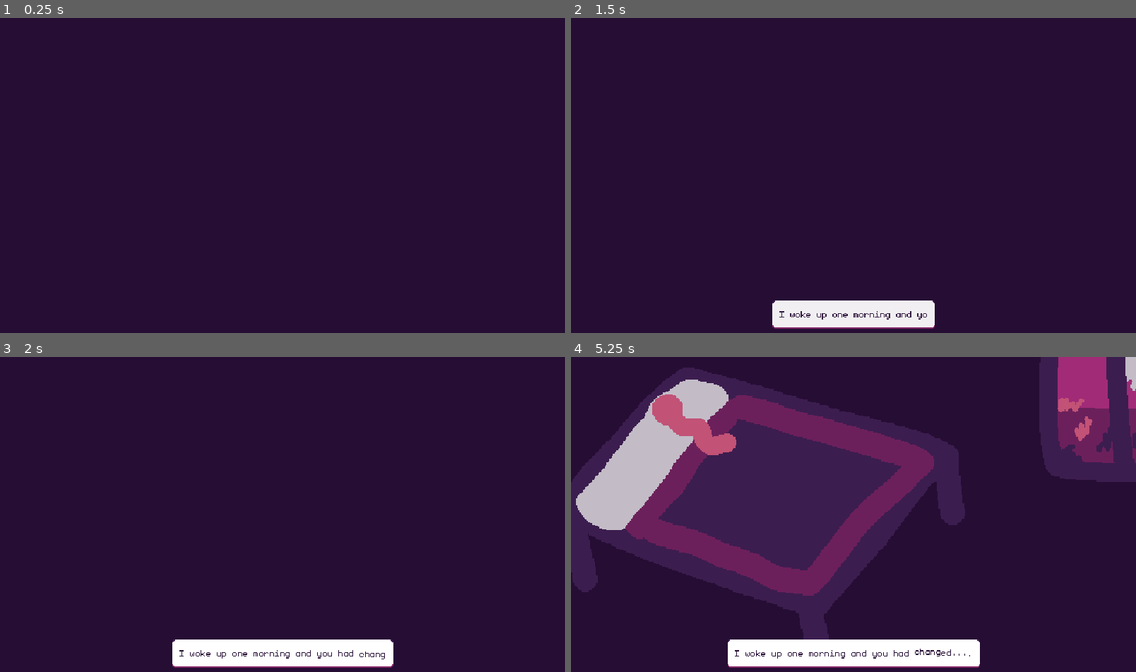
Above: before the commit, frames 1-4 (two rows, left to right).
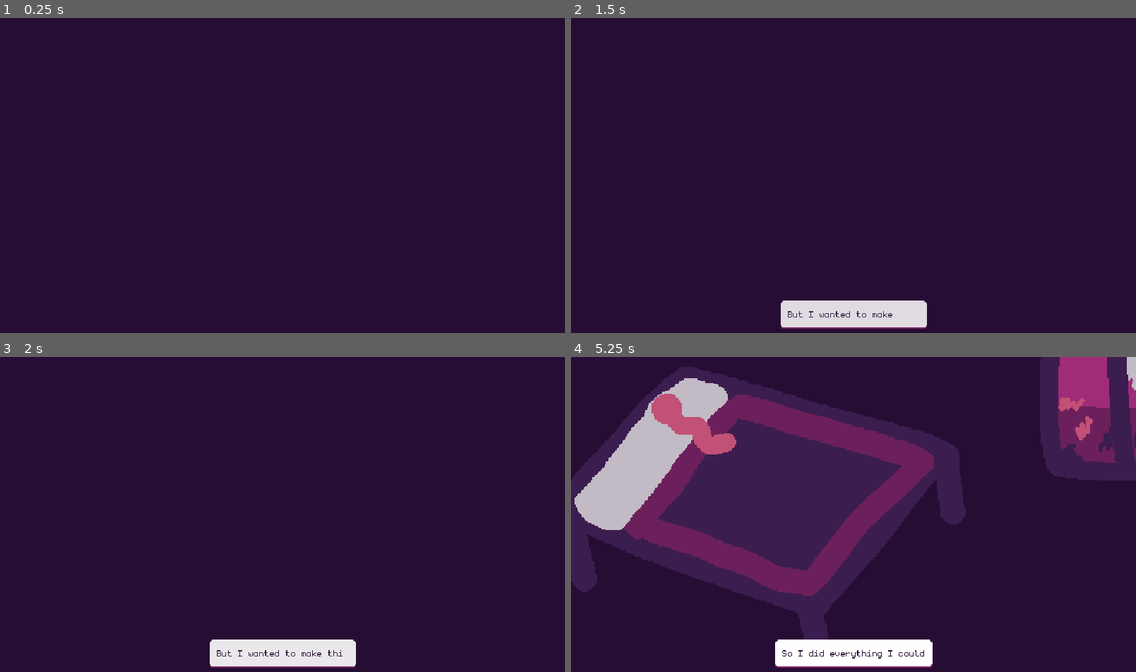
Above: after the commit, the same moments.

Repository: RachelfTech/LD56
Game: Godot game, scene res://scenes/main.tscn
Same seed, same stepped clock (60 frames per second), same inputs: the game is played once before the commit and once after it.
Inputs (mouse positions are in pixels of both pictures, inside the frame that each line leads up to):
- Up to frame 1 (0.25 s): no input
- Up to frame 2 (1.5 s): tap Enter at 0.5 s; move the mouse to (977, 159) at 0.52 s; click (977, 159) at 0.6 s; move the mouse to (740, 191) at 1.27 s; click (740, 191) at 1.35 s
- Up to frame 3 (2 s): no input
- Up to frame 4 (5.25 s): move the mouse to (910, 445) at 2.02 s; click (910, 445) at 2.1 s; tap Space at 2.75 s; move the mouse to (825, 580) at 2.77 s; click (825, 580) at 2.85 s; move the mouse to (1023, 564) at 3.52 s; click (1023, 564) at 3.6 s; move the mouse to (684, 467) at 4.27 s; click (684, 467) at 4.35 s; move the mouse to (881, 514) at 5.02 s; click (881, 514) at 5.1 s

Frame 1 is identical in both runs. In frame 2, 0.4% of the frame differs, in the area x 35-65%, y 89-99%; in frame 3, 1.3%; in frame 4, 2.9%, in the area x 0-100%, y 0-99%.

Commit message:
Add sequences for text

Diff:
--- /dev/null
+++ b/globals.gd
@@ -0,0 +1,11 @@
+extends Node
+
+enum Sequences {
+    INTRO,
+    SECOND,
+}
+
+var sequence_animations: Dictionary = {
+    Sequences.INTRO: "opening",
+    Sequences.SECOND: "second",
+}
--- a/project.godot
+++ b/project.godot
@@ -15,6 +15,10 @@
 config/features=PackedStringArray("4.3", "GL Compatibility")
 config/icon="res://icon.svg"
 
+[autoload]
+
+Globals="*res://globals.gd"
+
 [display]
 
 window/size/viewport_width=640
@@ -23,6 +27,14 @@
 window/size/window_height_override=720
 window/stretch/mode="viewport"
 
+[input]
+
+left-click={
+"deadzone": 0.5,
+"events": [Object(InputEventMouseButton,"resource_local_to_scene":false,"resource_name":"","device":-1,"window_id":0,"alt_pressed":false,"shift_pressed":false,"ctrl_pressed":false,"meta_pressed":false,"button_mask":0,"position":Vector2(0, 0),"global_position":Vector2(0, 0),"factor":1.0,"button_index":1,"canceled":false,"pressed":false,"double_click":false,"script":null)
+]
+}
+
 [rendering]
 
 renderer/rendering_method="gl_compatibility"
--- a/scenes/main.tscn
+++ b/scenes/main.tscn
@@ -117,7 +117,7 @@
 "transitions": PackedFloat32Array(1),
 "values": [{
 "args": [],
-"method": &"animate_in"
+"method": &"play_text"
 }]
 }
 
@@ -127,21 +127,12 @@
 "opening": SubResource("Animation_xvj5y")
 }
 
-[node name="Main" type="Node2D"]
+[node name="Main" type="Node2D" node_paths=PackedStringArray("text_renderer", "animation_player")]
 script = ExtResource("1_gp8ab")
+text_renderer = NodePath("TextRenderer")
+animation_player = NodePath("AnimationPlayer")
 
 [node name="TextRenderer" parent="." instance=ExtResource("3_64qr5")]
-
-[node name="ColorRect" type="ColorRect" parent="."]
-visible = false
-anchors_preset = 15
-anchor_right = 1.0
-anchor_bottom = 1.0
-offset_right = 640.0
-offset_bottom = 360.0
-grow_horizontal = 2
-grow_vertical = 2
-color = Color(0.180392, 0.133333, 0.184314, 1)
 
 [node name="WormRoom" type="Sprite2D" parent="."]
 visible = false
@@ -154,7 +145,6 @@
 libraries = {
 "": SubResource("AnimationLibrary_q0b2c")
 }
-autoplay = "opening"
 
 [node name="Camera2D" type="Camera2D" parent="."]
 position = Vector2(320, 540)
--- a/scripts/main.gd
+++ b/scripts/main.gd
@@ -1,11 +1,41 @@
 extends Node2D
 
+@export var text_renderer: TextRenderer
+@export var animation_player: AnimationPlayer
+
+var current_sequence_index: int = 0
+var sequences: Array[Globals.Sequences] = [Globals.Sequences.INTRO, Globals.Sequences.SECOND]
+var sequence_finished: bool = false
 
 # Called when the node enters the scene tree for the first time.
 func _ready() -> void:
-    pass # Replace with function body.
-
+    _start_sequence(sequences[current_sequence_index])
 
 # Called every frame. 'delta' is the elapsed time since the previous frame.
 func _process(delta: float) -> void:
     pass
+
+func _input(_event: InputEvent) -> void:
+    if Input.is_action_just_pressed("left-click"):
+            sequence_finished = text_renderer.advance_text()
+            if sequence_finished:
+                _start_next_sequence()
+
+func _start_next_sequence():
+    current_sequence_index += 1
+    if current_sequence_index >= sequences.size():
+        print("finished all sequences")
+        return
+    var next_sequence: Globals.Sequences = sequences[current_sequence_index]
+    _start_sequence(next_sequence)
+
+func _start_sequence(sequence: Globals.Sequences):
+    sequence_finished = false
+    text_renderer.start_sequence(sequence)
+    if animation_player.has_animation(Globals.sequence_animations[sequence]):
+        animation_player.play(Globals.sequence_animations[sequence])
+    else:
+        print("no animation for sequence")
+
+func _handle_text_renderer_finished_sequence():
+    sequence_finished = true
--- a/scripts/text_renderer.gd
+++ b/scripts/text_renderer.gd
@@ -7,25 +7,54 @@
 @export var audio_player: AudioStreamPlayer
 
 
-var scene_text_strings: Array[String] = [
-    "[center]I woke up one morning and you had [wave]changed....[/wave][/center]",
-]
+var scene_text_strings: Dictionary = {
+    Globals.Sequences.INTRO: ["[center]I woke up one morning and you had [wave]changed....[/wave][/center]"],
+    Globals.Sequences.SECOND: ["I can't believe it actually happened.",
+            "But I wanted to make things work...",
+            "So I did everything I could"]
+}
 
-var current_text: String = scene_text_strings[0]
+var current_text: String
+var current_text_list: Array = []
+var current_text_index: int = 0
+var current_scene: Globals.Sequences
 
 
 # Called when the node enters the scene tree for the first time.
 func _ready() -> void:
-   # _animate_text()
     text_container.modulate = Color.TRANSPARENT
     text_label.visible_ratio = 0.0
-    text_label.text = current_text
+    text_label.text = ""
 
 # Called every frame. 'delta' is the elapsed time since the previous frame.
 func _process(delta: float) -> void:
     pass
 
+
+func start_sequence(scene: Globals.Sequences):
+    current_scene = scene
+    current_text_list = scene_text_strings[current_scene]
+    current_text_index = 0
+
+    current_text = current_text_list[current_text_index]
+    print(current_text)
+
+func play_text():
+    animate_in()
+
+func advance_text() -> bool:
+    current_text_index += 1
+    if current_text_list.size() <= current_text_index:
+        print("done")
+        return true
+    text_label.visible_ratio = 0.0
+    current_text = current_text_list[current_text_index]
+    animate_in()
+    return false
+
 func animate_in():
+    text_label.text = current_text
+
     audio_player.play()
 
     text_container.modulate = Color.TRANSPARENT
